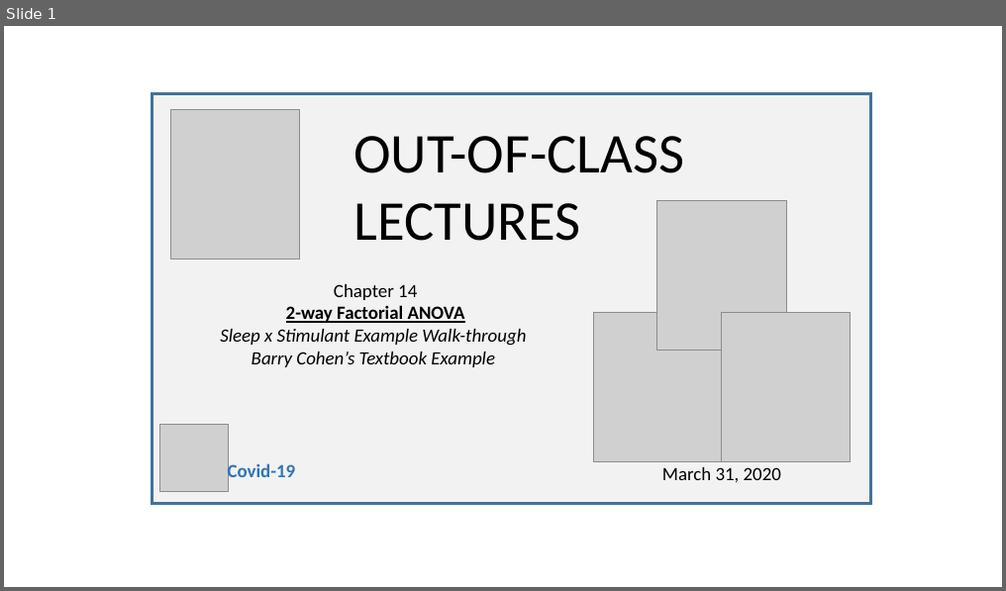
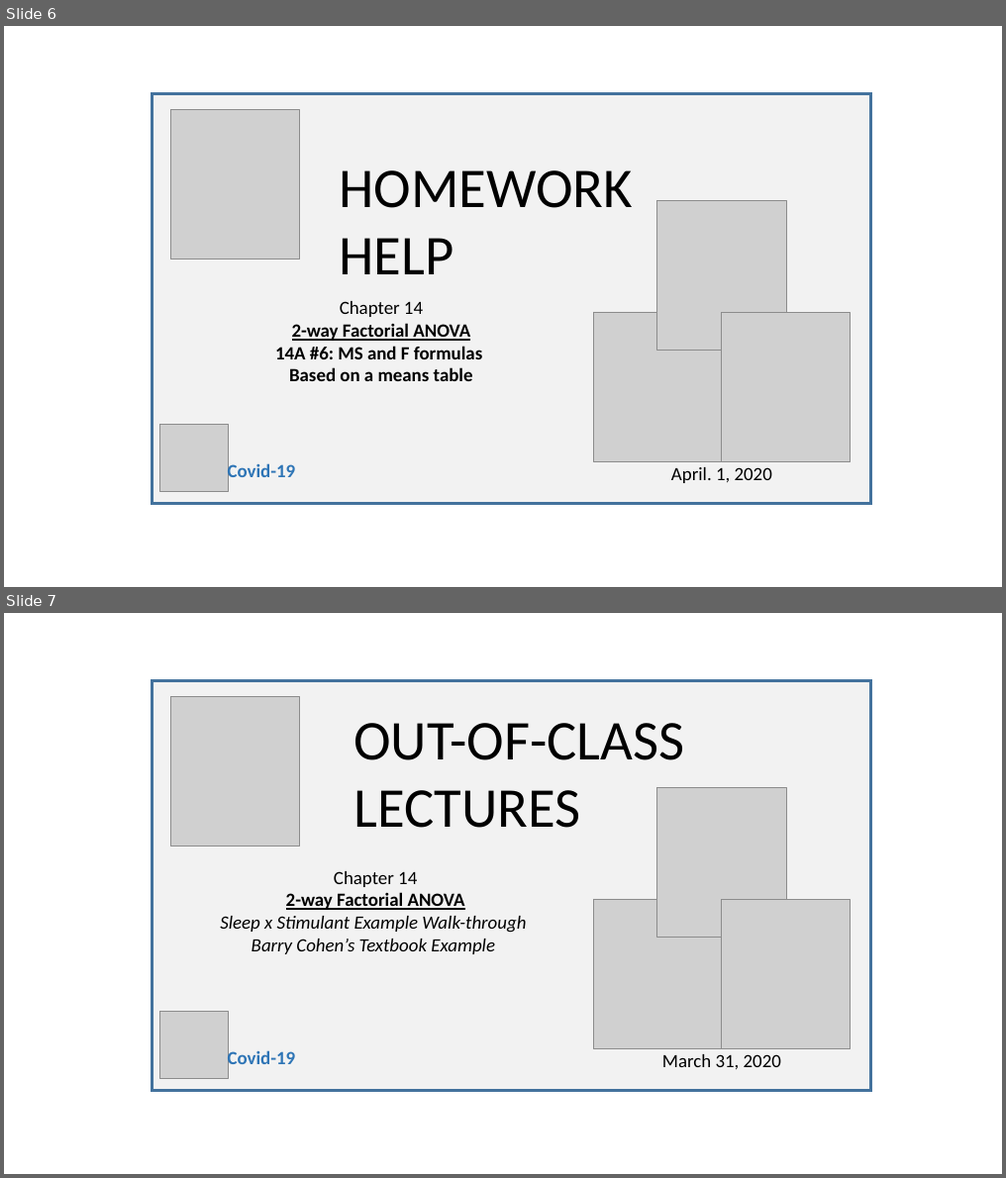
Before and after one commit to SarBearSchwartz/SarBearSchwartz.github.io, a slide deck: static/img/youtube_thumbnails/video_thumbnail_building.pptx. Shown one above the other, each under a label of ours: slide 1 before the commit, slides 6 and 7 after it. The pictures are 1006x591 and 1006x1178 pixels, drawn with LibreOffice and Linux fonts; fonts in the diff are those of the drawing; grey boxes stand for pictures. Boxes give left, top, right and bottom in pixels: in the first picture for what was removed or moved away, otherwise in the second. Text is boxed around its words. In the diff, an @@ line names an element or a change of style, - is before the commit and + after.

```diff
--- a/static/img/youtube_thumbnails/video_thumbnail_building.pptx
+++ b/static/img/youtube_thumbnails/video_thumbnail_building.pptx
@@ slide 6 added at (4,26,1002,587), background #FFFFFF @@
@@ rectangle added at (152,93,871,503), fill #F2F2F2, outline #43739E 3 pt @@
@@ picture added at (171,110,300,260) @@
@@ text added at (339,171,632,274), 54 pt, text #000000 @@
+HOMEWORK
+HELP
@@ picture added at (657,201,787,351) @@
@@ text added at (275,301,482,381), 18 pt, text #000000, bold @@
+Chapter 14
+2-way Factorial ANOVA
+14A #6: MS and F formulas
+Based on a means table
@@ picture added at (593,312,723,462) @@
@@ picture added at (721,313,850,463) @@
@@ picture added at (160,424,228,491) @@
@@ text added at (228,463,296,483), 18 pt, text #2E75B6, bold @@
+Covid-19
@@ text added at (671,468,772,483), 18 pt, text #000000 @@
+April. 1, 2020
@@ what was slide 1 is now slide 7 @@
```
Also in this commit, not shown: 5 other slides added, 6 other files.
